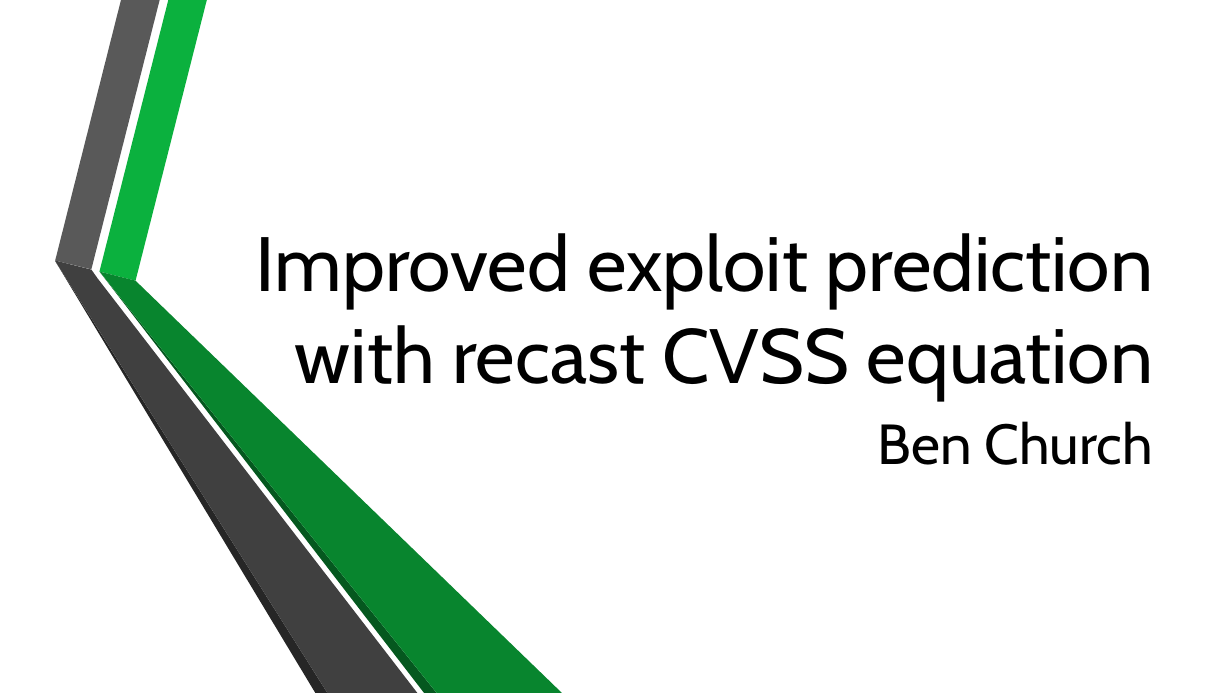
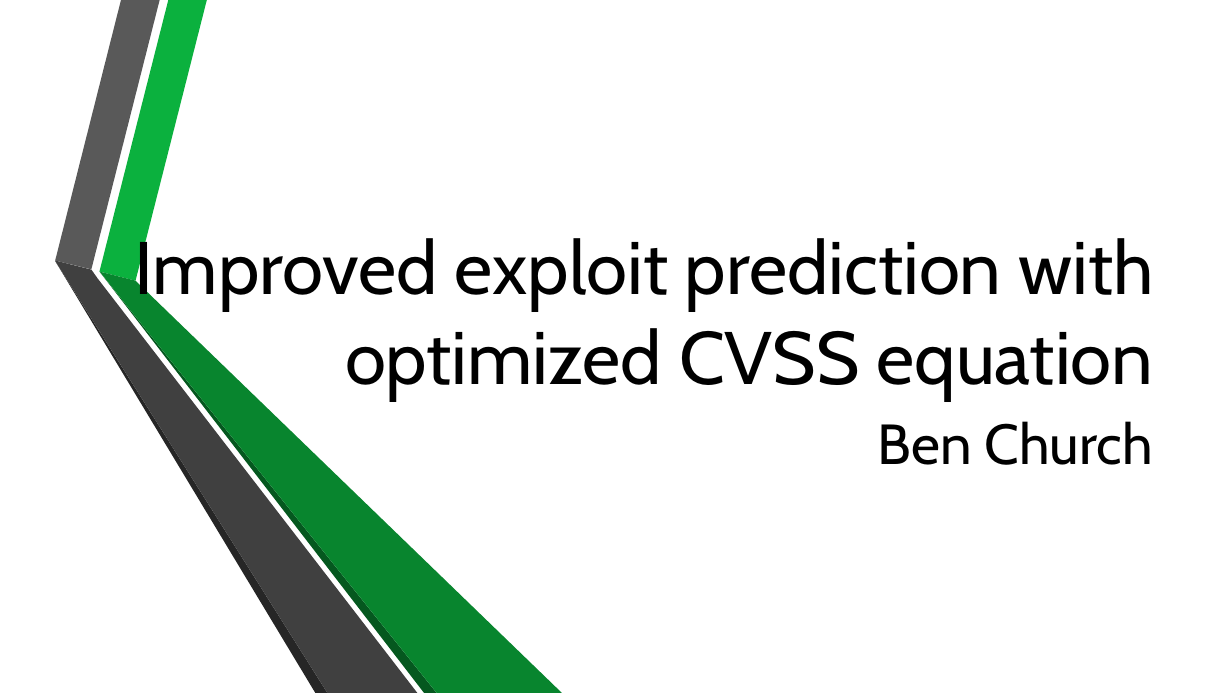
Before and after one commit to BenChurch/Winter2017, a slide deck: slide 1 of CISC848/Implementation/Presentation/CvssEquationRecasting.pptx. Drawn at 1232x693 pixels with LibreOffice and Linux fonts; fonts in the diff are those of the drawing; background and template pictures are left out. Boxes give left, top, right and bottom in pixels: in the first picture for what was removed or moved away, otherwise in the second. Text is boxed around its words. In the diff, an @@ line names an element or a change of style, - is before the commit and + after.

```diff
--- a/CISC848/Implementation/Presentation/CvssEquationRecasting.pptx
+++ b/CISC848/Implementation/Presentation/CvssEquationRecasting.pptx
@@ title at <box>135,232,1153,399</box>: text changed; size 60 to 58 pt @@
-Improved exploit prediction with recast CVSS equation
+Improved exploit prediction with optimized CVSS equation
```
Also in this commit, not shown: 18 other slides changed, 1 slide added, 2 other files.
